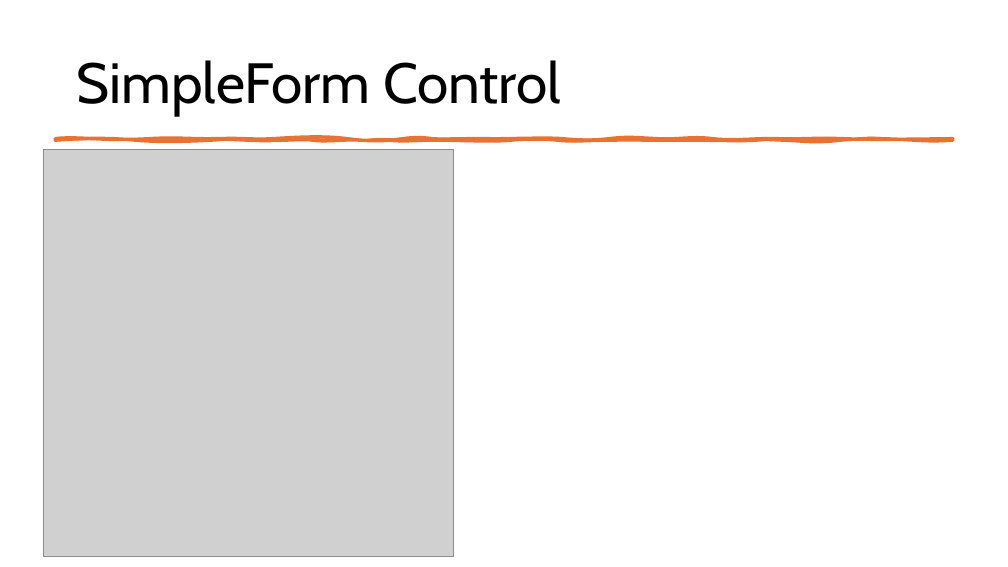
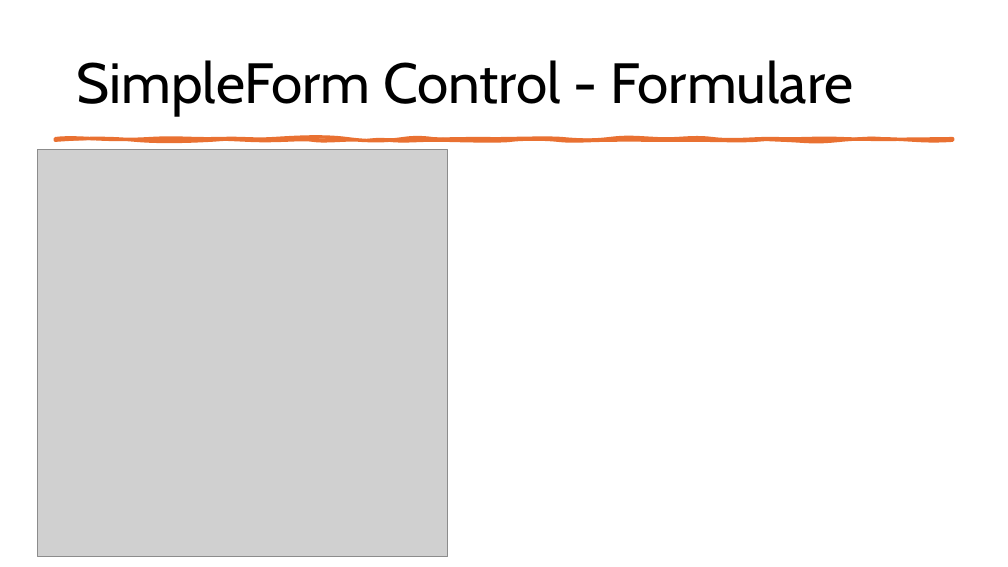
Before and after one commit to MatLange/Schulung-SAPUI5-und-Fiori, a slide deck: slide 35 of Tag02_SAPUI5-Fiori_DE.pptx (slide 34 before the commit). Drawn at 1008x567 pixels with LibreOffice and Linux fonts; fonts in the diff are those of the drawing; grey boxes stand for pictures. Boxes give left, top, right and bottom in pixels: in the first picture for what was removed or moved away, otherwise in the second. Text is boxed around its words. In the diff, an @@ line names an element or a change of style, - is before the commit and + after.

```diff
--- a/Tag02_SAPUI5-Fiori_DE.pptx
+++ b/Tag02_SAPUI5-Fiori_DE.pptx
@@ title at (77,60,854,116): text changed @@
-SimpleForm Control
+SimpleForm Control - Formulare
@@ picture: place and size @@
-picture at (43,150,454,557)
+picture at (38,150,448,557)
```
Also in this commit, not shown: 17 other slides changed, 1 slide added.
